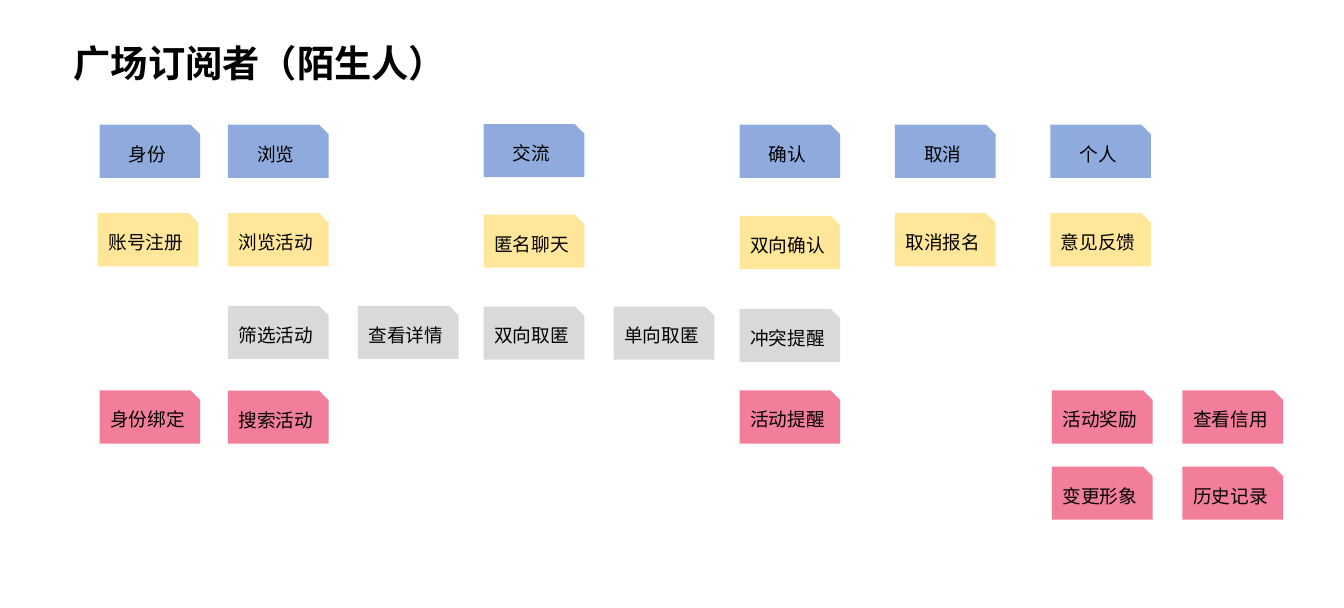
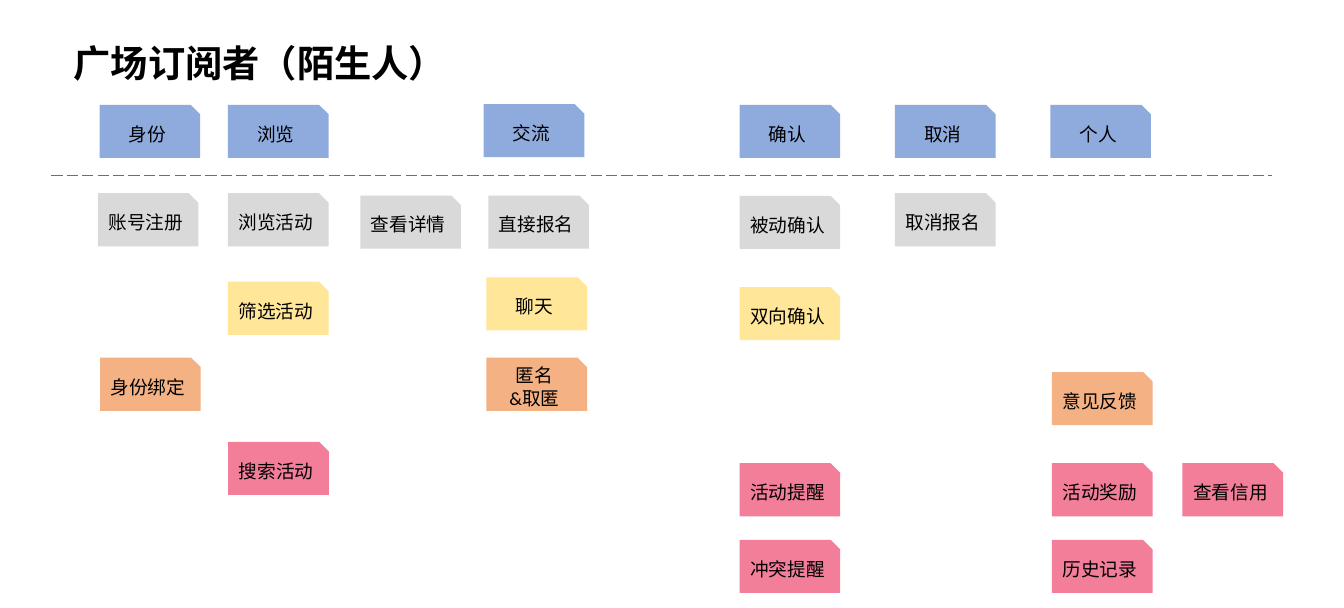
Before and after one commit to rederyang/LetsBall, a slide deck: slide 2 of doc/用户故事地图.pptx. Drawn at 1344x608 pixels with LibreOffice and Linux fonts; fonts in the diff are those of the drawing. Boxes give left, top, right and bottom in pixels: in the first picture for what was removed or moved away, otherwise in the second. Text is boxed around its words. In the diff, an @@ line names an element or a change of style, - is before the commit and + after.

```diff
--- a/doc/用户故事地图.pptx
+++ b/doc/用户故事地图.pptx
@@ line added from (52, 176) to (1272, 176), #4472C4 1.5 pt dashed @@
@@ snip rect "查看详情": place and size @@
-snip rect "查看详情" at (358,305,458,358)
+snip rect "查看详情" at (360,195,461,248)
@@ snip rect added at (488,195,589,248), fill #D9D9D9, 20 pt, text #000000 @@
+直接报名
@@ snip rect added at (739,196,840,249), fill #D9D9D9, 20 pt, text #000000 @@
+被动确认
@@ 9 snip rects: place and size @@
-9 snip rects at (98,124,1151,266)
+9 snip rects at (98,104,1151,246)
@@ fill #FFE699 to #D9D9D9 in 3 elements at (98,193,199,246), (228,193,329,246), (894,193,995,246) @@
@@ snip rect "筛选活动": place and size @@
-snip rect "筛选活动" at (228,305,329,358)
+snip rect "筛选活动" at (228,282,329,335)
@@ snip rect "筛选活动" at (228,282,329,335): fill #D9D9D9 to #FFE699 @@
@@ snip rect "聊天": place and size @@
-snip rect "聊天" at (484,215,584,268)
+snip rect "聊天" at (486,277,587,330)
@@ text in snip rect at (516,297,553,315): text changed @@
-匿名聊天
+聊天
@@ 4 snip rects: place and size @@
-4 snip rects at (739,216,1283,444)
+4 snip rects at (739,287,1283,516)
@@ snip rect removed at (614,307,715,360) @@
-单向取匿
@@ snip rect "身份绑定": place and size @@
-snip rect "身份绑定" at (99,391,200,444)
+snip rect "身份绑定" at (100,358,201,411)
@@ snip rect "身份绑定" at (100,358,201,411): fill #F27E9A to #F4B183 @@
@@ snip rect "匿名": place and size @@
-snip rect "匿名" at (484,307,584,360)
+snip rect "匿名" at (486,358,587,411)
@@ snip rect "匿名" at (486,358,587,411): fill #D9D9D9 to #F4B183 @@
@@ text in snip rect at (509,366,559,407): text changed @@
-双向取匿
+匿名
+&取匿
@@ snip rect "意见反馈": place and size @@
-snip rect "意见反馈" at (1050,213,1151,266)
+snip rect "意见反馈" at (1051,372,1152,425)
@@ snip rect "意见反馈" at (1051,372,1152,425): fill #FFE699 to #F4B183 @@
@@ snip rect "搜索活动": place and size @@
-snip rect "搜索活动" at (228,391,329,444)
+snip rect "搜索活动" at (228,442,329,495)
@@ snip rect removed at (1051,466,1152,519) @@
-变更形象
@@ snip rect "冲突提醒": place and size @@
-snip rect "冲突提醒" at (739,309,840,362)
+snip rect "冲突提醒" at (739,539,840,592)
@@ snip rect "冲突提醒" at (739,539,840,592): fill #D9D9D9 to #F27E9A @@
@@ snip rect "历史记录": place and size @@
-snip rect "历史记录" at (1182,466,1283,519)
+snip rect "历史记录" at (1051,539,1152,592)
```
Also in this commit, not shown: 2 other slides changed.
